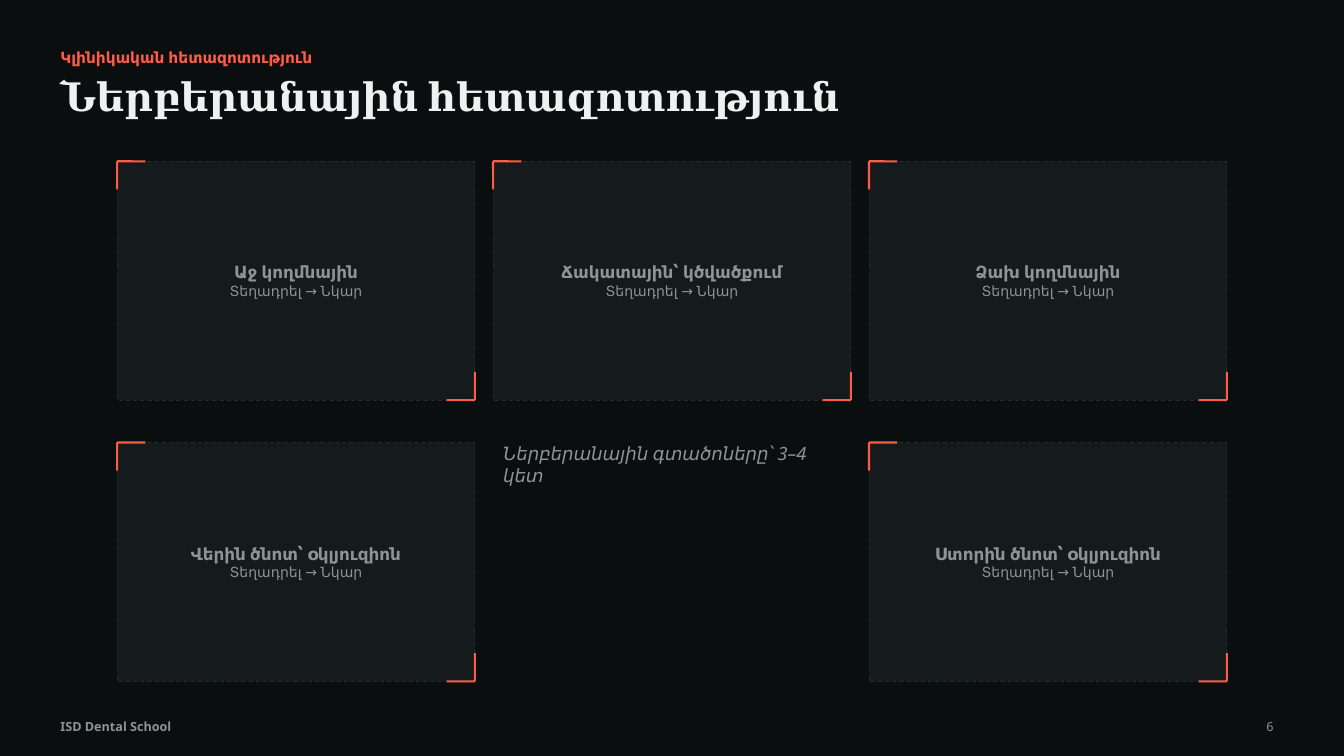
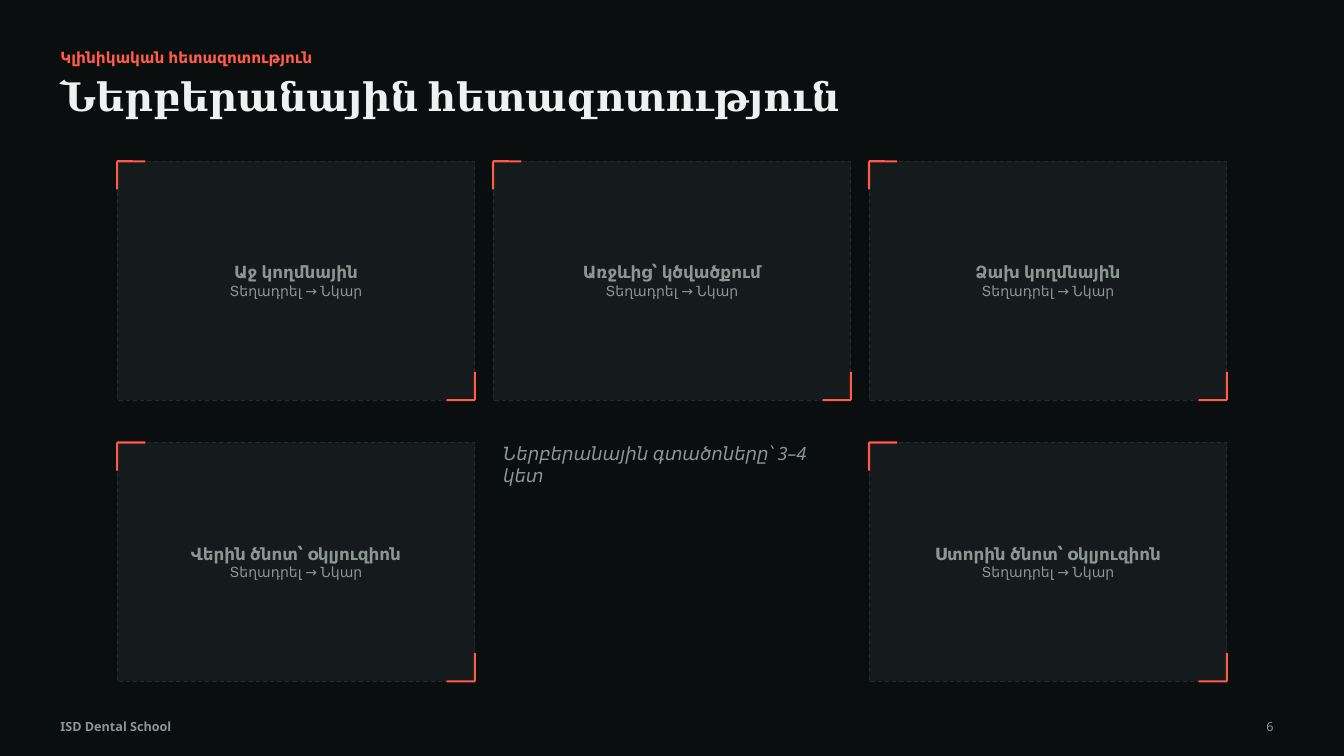
Before and after one commit to AvagHovhannisyann/Hello, a slide deck: slide 6 of assets/ISD_Case_Presentation_Template.pptx. Drawn at 1344x756 pixels with LibreOffice and Linux fonts; fonts in the diff are those of the drawing. Boxes give left, top, right and bottom in pixels: in the first picture for what was removed or moved away, otherwise in the second. Text is boxed around its words. In the diff, an @@ line names an element or a change of style, - is before the commit and + after.

```diff
--- a/assets/ISD_Case_Presentation_Template.pptx
+++ b/assets/ISD_Case_Presentation_Template.pptx
@@ text at (583,265,761,282): text changed @@
-Ճակատային՝ կծվածքում
+Առջևից՝ կծվածքում
```
Also in this commit, not shown: 1 other slide changed, 5 other files.
